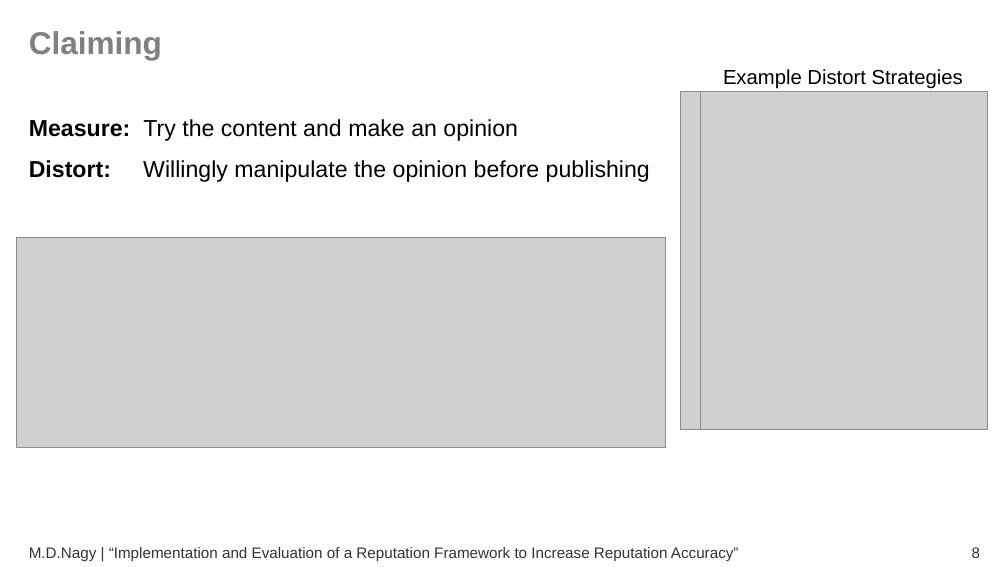
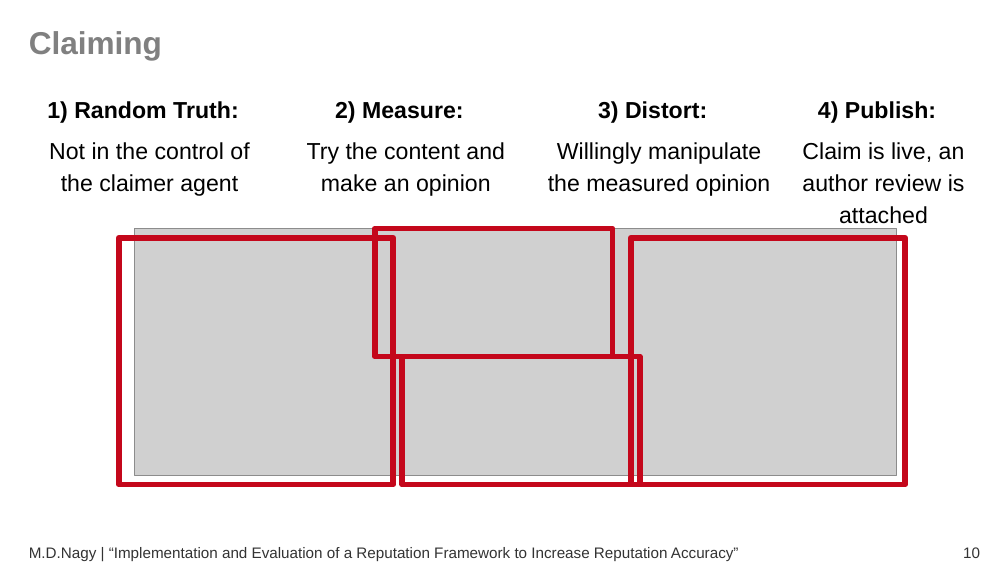
Before and after one commit to donatmarton/pyrepsys, a slide deck: slide 10 of thesis/mt-donat/pres/pres.odp (slide 8 before the commit). Drawn at 1008x567 pixels with LibreOffice and Linux fonts; fonts in the diff are those of the drawing; grey boxes stand for pictures. Boxes give left, top, right and bottom in pixels: in the first picture for what was removed or moved away, otherwise in the second. Text is boxed around its words. In the diff, an @@ line names an element or a change of style, - is before the commit and + after.

```diff
--- a/thesis/mt-donat/pres/pres.odp
+++ b/thesis/mt-donat/pres/pres.odp
@@ text removed at [723,69,963,89] @@
-Example Distort Strategies
@@ text added at [47,101,249,196], 18.2 pt, text #000000 @@
+1) Random Truth:
+Not in the control of the claimer agent
@@ text at [307,101,505,196]: text changed @@
-Measure: Try the content and make an opinion
-Distort: Willingly manipulate the opinion before publishing
+2) Measure:
+Try the content and make an opinion
@@ text added at [548,101,771,196], 18.2 pt, text #000000 @@
+3) Distort:
+Willingly manipulate the measured opinion
@@ picture removed at [681,91,700,430] @@
@@ picture removed at [694,91,988,430] @@
@@ text added at [802,101,965,224], 18.2 pt, text #000000 @@
+4) Publish:
+Claim is live, an author review is attached
@@ rectangle added at [119,238,393,485], outline #C4071B 4.51 pt @@
@@ picture: place and size @@
-picture at [17,238,667,448]
+picture at [134,229,896,476]
@@ rectangle added at [375,229,613,357], outline #C4071B 4.51 pt @@
@@ rectangle added at [631,238,906,485], outline #C4071B 4.51 pt @@
@@ rectangle added at [402,357,640,485], outline #C4071B 4.51 pt @@
@@ page number at [963,547,980,558]: text changed @@
-8
+10
```
Also in this commit, not shown: 4 other slides changed, 2 slides added.
